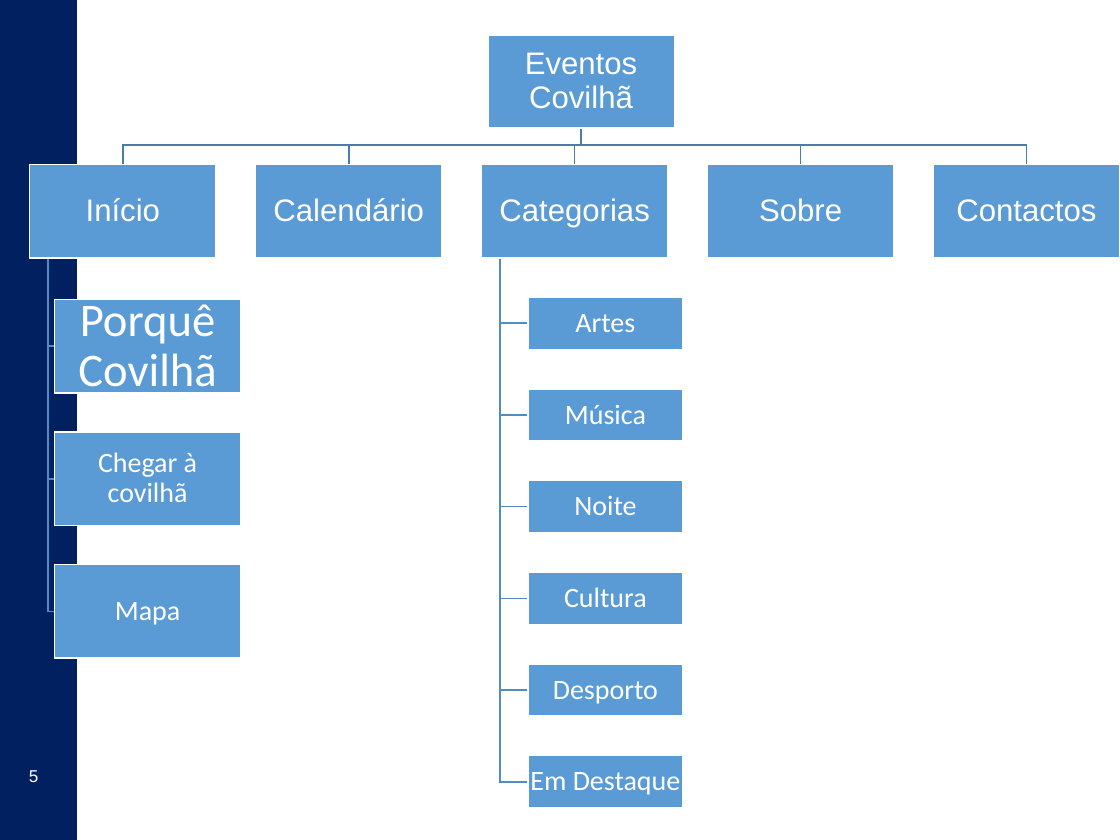
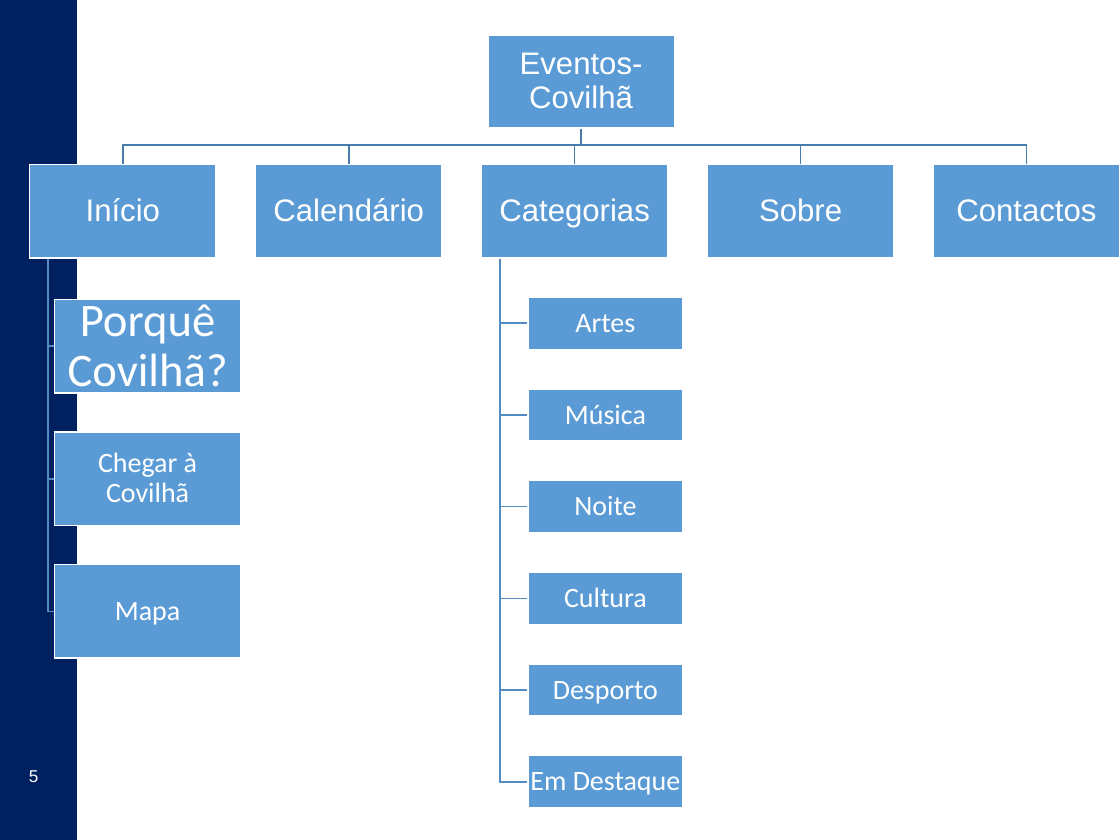
Before and after one commit to Gabulhas/CompWeb, a slide deck: slide 5 of UBI_CompWeb_2018_templates.pptx. Drawn at 1120x840 pixels with LibreOffice and Linux fonts; fonts in the diff are those of the drawing; background and template pictures are left out. Boxes give left, top, right and bottom in pixels: in the first picture for what was removed or moved away, otherwise in the second. Text is boxed around its words. In the diff, an @@ line names an element or a change of style, - is before the commit and + after.

```diff
--- a/UBI_CompWeb_2018_templates.pptx
+++ b/UBI_CompWeb_2018_templates.pptx
@@ text at bbox=[520, 52, 643, 109]: text changed @@
-Eventos Covilhã
+Eventos- Covilhã
@@ text at bbox=[68, 297, 228, 398]: text changed @@
-Porquê Covilhã
+Porquê Covilhã?
@@ text at bbox=[98, 452, 197, 502]: text changed @@
-Chegar à covilhã
+Chegar à Covilhã
```
Also in this commit, not shown: 1 other slide changed, 11 slides added, 9 slides removed, 2 other files.
